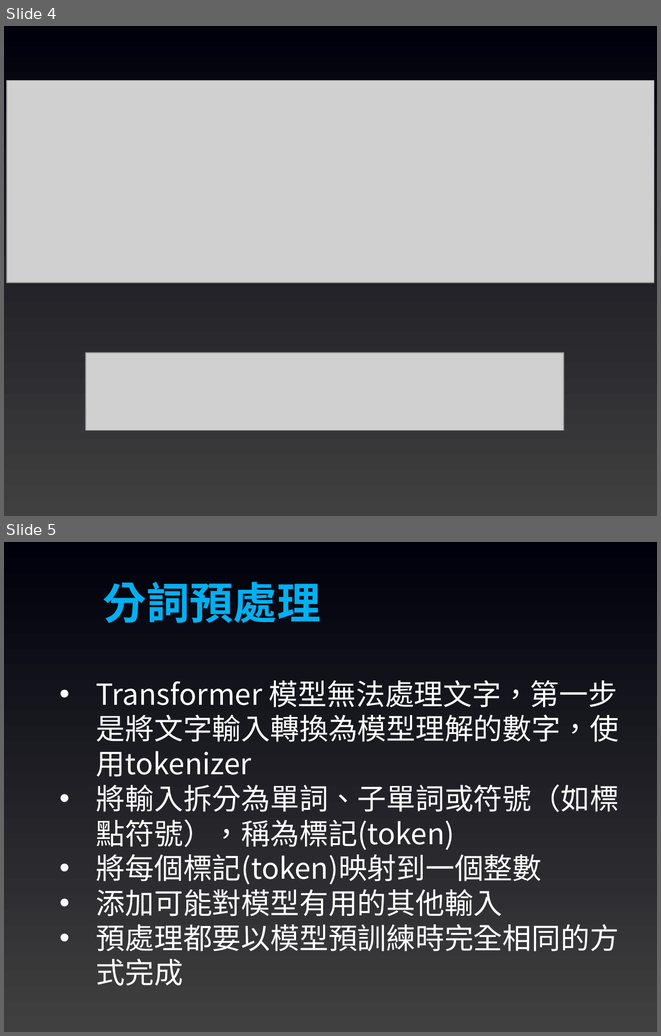
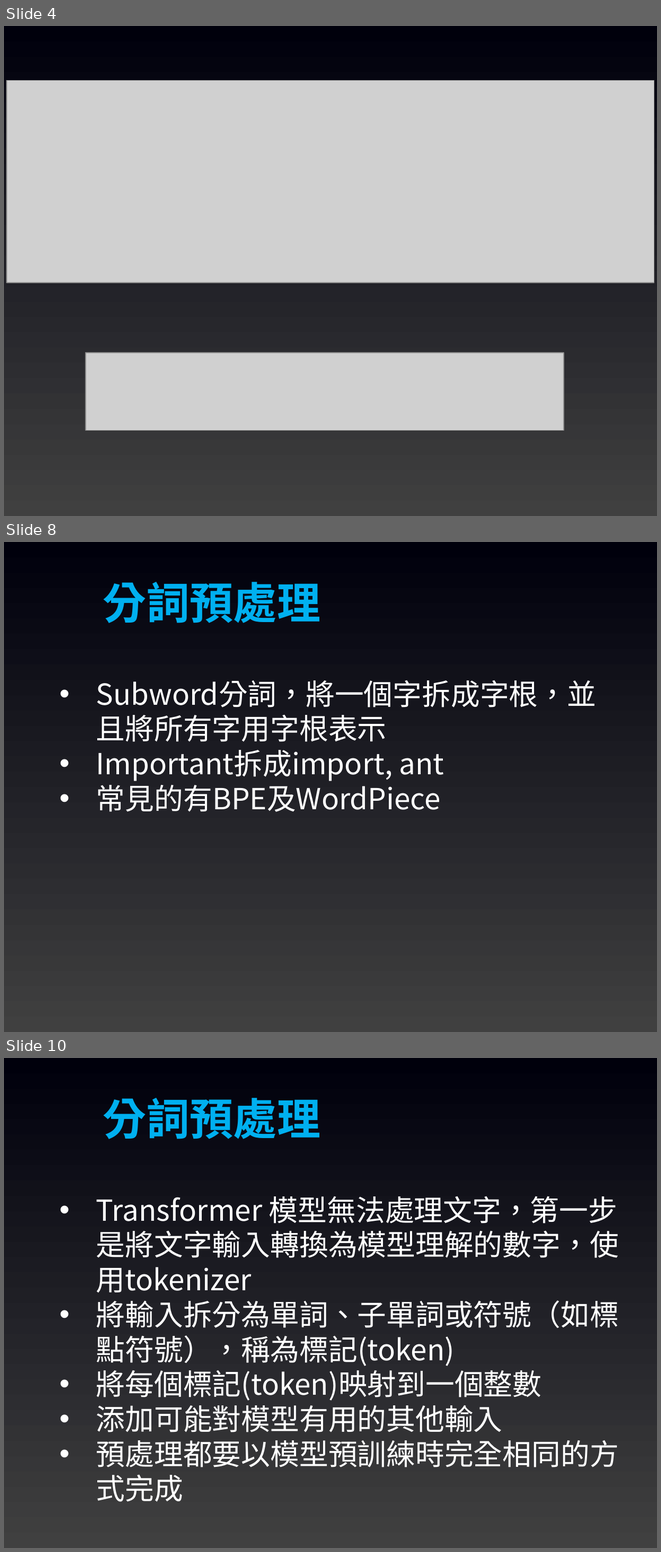
Before and after one commit to joshhu/mustllm2024, a slide deck: Slides/Week03/07：NLP任務的內部結構.pptx. Shown one above the other, each under a label of ours: slides 4 and 5 before the commit, slides 4, 8 and 10 after it; the slides between them are not shown. The pictures are 661x1036 and 661x1552 pixels, drawn with LibreOffice and Linux fonts; fonts in the diff are those of the drawing; grey boxes stand for pictures. Boxes give left, top, right and bottom in pixels: in the first picture for what was removed or moved away, otherwise in the second. Text is boxed around its words. In the diff, an @@ line names an element or a change of style, - is before the commit and + after.

```diff
--- a/Slides/Week03/07：NLP任務的內部結構.pptx
+++ b/Slides/Week03/07：NLP任務的內部結構.pptx
@@ slide 8 added at [4,542,657,1032], background gradient #404040 to #00000C @@
@@ text added at [103,582,321,623], 48 pt, text #00B0F0, bold @@
+分詞預處理
@@ text added at [96,680,596,812], 32 pt, text #FFFFFF @@
+• Subword分詞，將一個字拆成字根，並且將所有字用字根表示
+• Important拆成import, ant
+• 常見的有BPE及WordPiece
@@ what was slide 5 is now slide 10 @@
```
Also in this commit, not shown: 1 slide changed, 6 other slides added, 7 other files.
